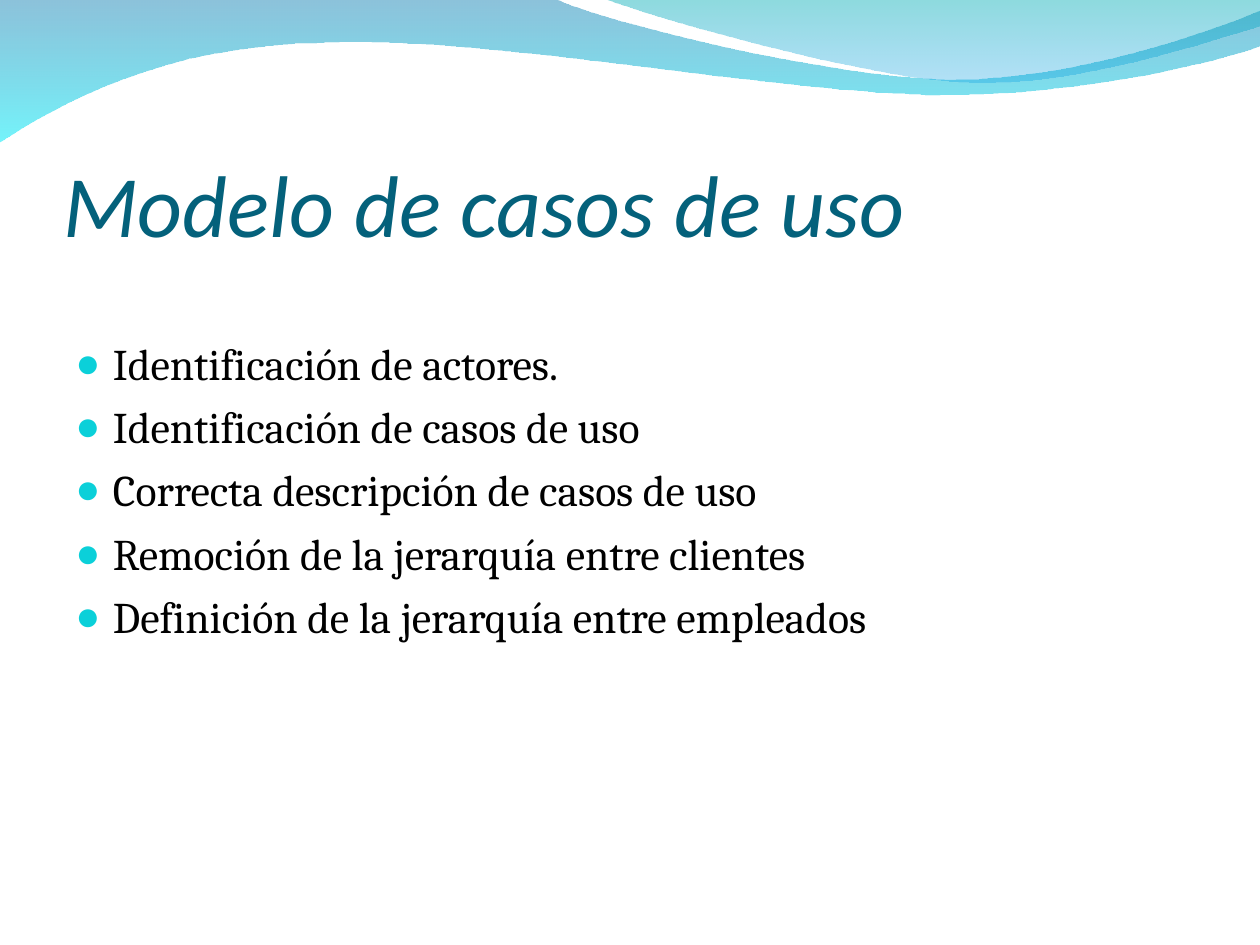
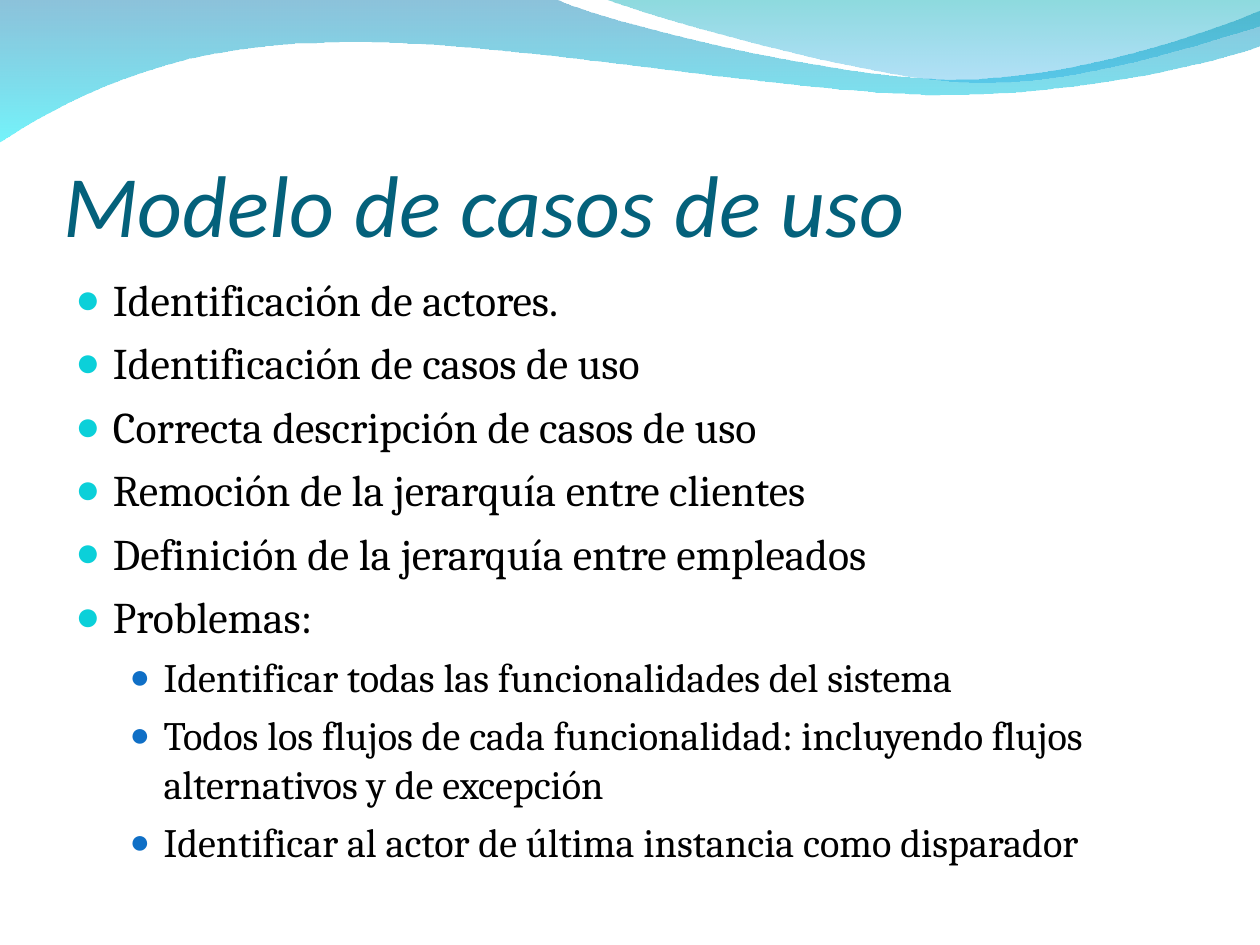
Before and after one commit to Bloodclot24/anainfo, a slide deck: slide 8 of Presentación anainfo.ppt. Drawn at 1260x945 pixels with LibreOffice and Linux fonts; fonts in the diff are those of the drawing; background and template pictures are left out. Boxes give left, top, right and bottom in pixels: in the first picture for what was removed or moved away, otherwise in the second. Text is boxed around its words. In the diff, an @@ line names an element or a change of style, - is before the commit and + after.

```diff
--- a/Presentación anainfo.ppt
+++ b/Presentación anainfo.ppt
@@ text at [113,602,1083,866]: paragraphs added @@
+● Problemas:
+  ● Identificar todas las funcionalidades del sistema
+  ● Todos los flujos de cada funcionalidad: incluyendo flujos alternativos y de excepción
+  ● Identificar al actor de última instancia como disparador
```
Also in this commit, not shown: 8 other slides changed.
